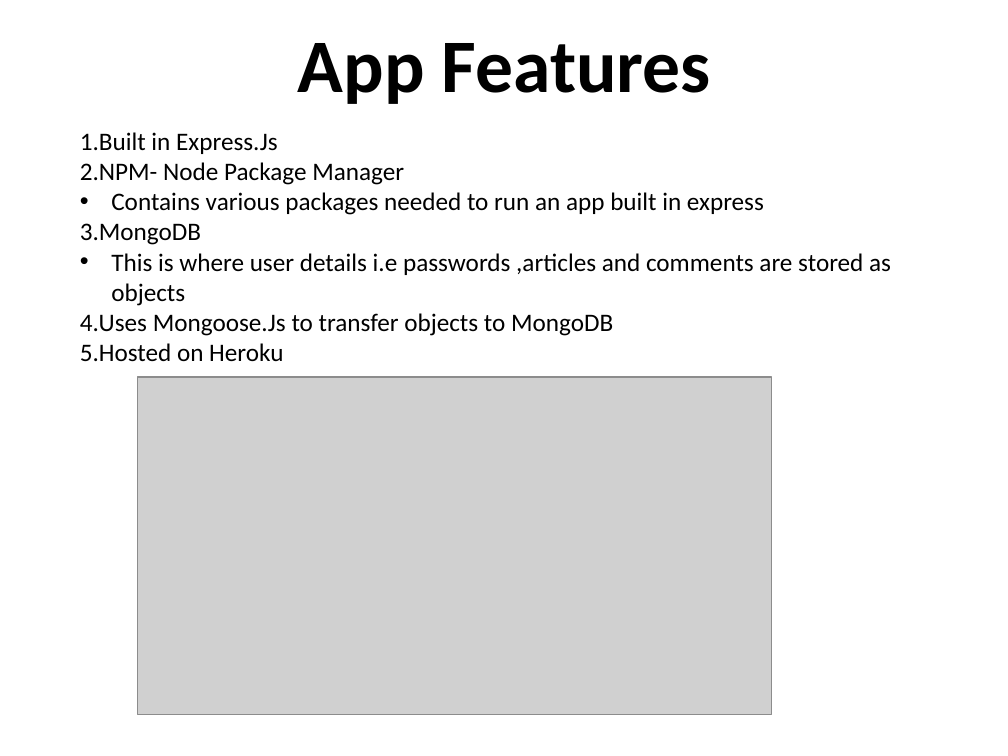
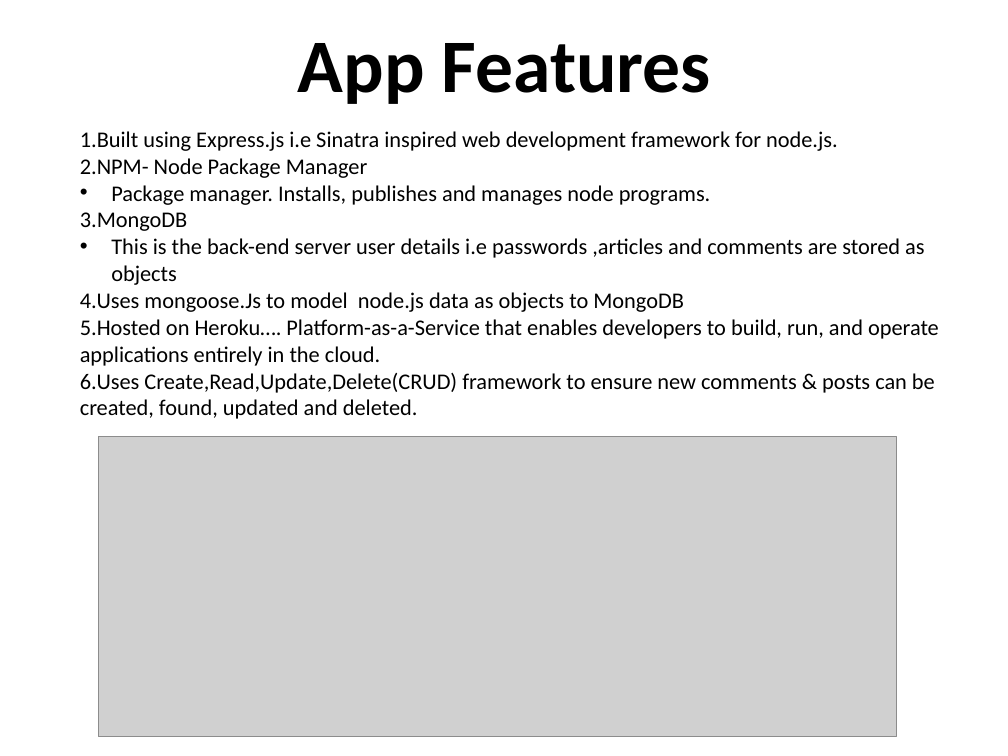
Before and after one commit to shamim1987/projectDeux, a slide deck: slide 4 of Project Deux.pptx. Drawn at 1008x756 pixels with LibreOffice and Linux fonts; fonts in the diff are those of the drawing; grey boxes stand for pictures. Boxes give left, top, right and bottom in pixels: in the first picture for what was removed or moved away, otherwise in the second. Text is boxed around its words. In the diff, an @@ line names an element or a change of style, - is before the commit and + after.

```diff
--- a/Project Deux.pptx
+++ b/Project Deux.pptx
@@ text at [80,131,838,151]: text changed; size 18 to 16 pt @@
-1.Built in Express.Js
+1.Built using Express.js i.e Sinatra inspired web development framework for node.js.
@@ text at [80,158,367,231]: size 18 to 16 pt in "2.NPM- Node Package Manager", "3.MongoDB" @@
@@ text at [111,185,711,205]: text changed; size 18 to 16 pt @@
-• Contains various packages needed to run an app built in express
+• Package manager. Installs, publishes and manages node programs.
@@ text at [80,238,939,419]: text changed; size 18 to 16 pt @@
-• This is where user details i.e passwords ,articles and comments are stored as objects
-4.Uses Mongoose.Js to transfer objects to MongoDB
-5.Hosted on Heroku
+• This is the back-end server user details i.e passwords ,articles and comments are stored as objects
+4.Uses mongoose.Js to model node.js data as objects to MongoDB
+5.Hosted on Heroku…. Platform-as-a-Service that enables developers to build, run, and operate applications entirely in the cloud.
+6.Uses Create,Read,Update,Delete(CRUD) framework to ensure new comments & posts can be created, found, updated and deleted.
@@ picture: place and size @@
-picture at [138,377,772,715]
+picture at [98,436,896,737]
```
Also in this commit, not shown: 8 other slides changed, 1 slide added, 5 other files.
